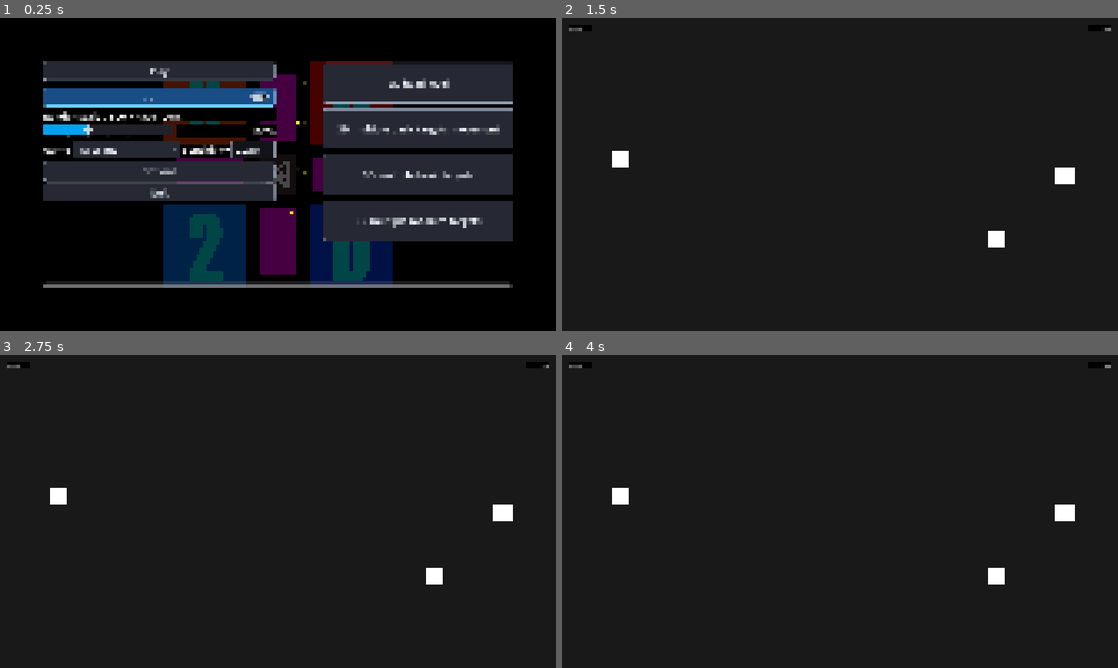
Above: before the commit, frames 1-4 (two rows, left to right).
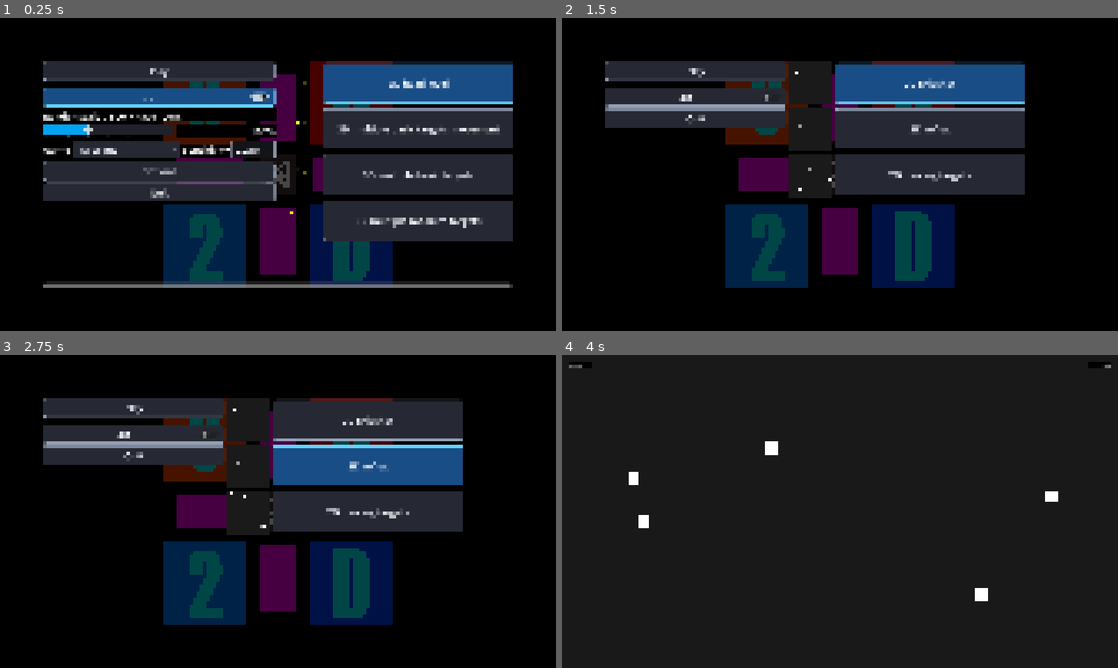
Above: after the commit, the same moments.

Repository: WaterOfbigRiver/OpenAimTrainer
Game: Godot game, scene res://scenes/ui/MainScreen.tscn
The game is run twice, just before and just after one commit, with the same random seed, the same clock (stepped at 60 frames per second) and the same inputs.
Inputs (mouse positions are in pixels of both pictures, inside the frame that each line leads up to):
- Up to frame 1 (0.25 s): no input
- Up to frame 2 (1.5 s): click "3D" at 0.5 s; click "2D gridshot" at 1.25 s
- Up to frame 3 (2.75 s): click (366, 464) at 2 s, where only the run after the commit has a clickable "2D reflex"
- Up to frame 4 (4 s): click (928, 511) at 2.75 s, where only the run after the commit has a clickable "2D moving targets"; click (695, 408) at 3.5 s, where only the run after the commit has a clickable "Play"

The runs differ from the first frame. In frame 1, 4.3% of the frame differs, in the area x 58-93%, y 14-28%; in frame 2, 96%; in frame 3, 96%, in the area x 0-100%, y 0-100%; in frame 4, 1.0%.

Commit message:
修复 2D 主菜单与 3D 观感差异并同步文档（D47-D50）
- UI: 3D/2D 模式列表重建后重新套 UIStyle，2D 按钮选中态可见（D47）

- UI: sync_mode_layout 行高下限 300、ModePreview2D 加深色背景，2D 预览不再被压扁（D48）

- UI: 模式按钮跨 3D/2D 统一宽度（挂树探测按钮测量全部模式名），布局未就绪时下一帧重试，不再 x1.1 累乘（D49）

- UI: 左列固定最小宽 1250，2D 下开始训练/退出不再变短（D50）

- UI: 设置页返回按钮移至视口右下角、宽度缩至 1/4，样式应用范围改为根节点

- docs: 缺陷报告 D47-D50 与轮次、进度记录 S10/S11、使用说明/架构/分析报告/README 同步

Diff:
--- a/scenes/ui/ModePreview2D.tscn
+++ b/scenes/ui/ModePreview2D.tscn
@@ -16,6 +16,15 @@
 size = Vector2i(300, 300)
 render_target_update_mode = 3
 
+[node name="Background" type="ColorRect" parent="SubViewport"]
+layout_mode = 1
+anchors_preset = 15
+anchor_right = 1.0
+anchor_bottom = 1.0
+grow_horizontal = 2
+grow_vertical = 2
+color = Color(0.1, 0.1, 0.1, 1)
+
 [node name="Container" type="Control" parent="SubViewport"]
 layout_mode = 3
 anchors_preset = 15
--- a/scenes/ui/Options.tscn
+++ b/scenes/ui/Options.tscn
@@ -234,8 +234,19 @@
 file_mode = 0
 access = 2
 
-[node name="Back" type="Button" parent="ScrollContainer/MarginContainer/HBoxContainer/VBoxContainer2"]
-layout_mode = 2
+[node name="Back" type="Button" parent="."]
+layout_mode = 1
+anchors_preset = 3
+anchor_left = 1.0
+anchor_top = 1.0
+anchor_right = 1.0
+anchor_bottom = 1.0
+offset_left = -455.0
+offset_top = -175.0
+offset_right = -40.0
+offset_bottom = -50.0
+grow_horizontal = 0
+grow_vertical = 0
 theme = ExtResource("2_yemm7")
 text = "Back"
 
@@ -259,4 +270,4 @@
 [connection signal="item_selected" from="ScrollContainer/MarginContainer/HBoxContainer/VBoxContainer2/RowLanguage/Language" to="." method="_on_language_item_selected"]
 [connection signal="item_selected" from="ScrollContainer/MarginContainer/HBoxContainer/VBoxContainer2/RowDisplay/Display" to="." method="_on_display_item_selected"]
 [connection signal="item_selected" from="ScrollContainer/MarginContainer/HBoxContainer/VBoxContainer2/RowWindowSize/WindowSize" to="." method="_on_window_size_item_selected"]
-[connection signal="pressed" from="ScrollContainer/MarginContainer/HBoxContainer/VBoxContainer2/Back" to="." method="_on_back_pressed"]
+[connection signal="pressed" from="Back" to="." method="_on_back_pressed"]
--- a/scripts/ui/MainScreen.gd
+++ b/scripts/ui/MainScreen.gd
@@ -23,6 +23,13 @@
 const MIN_SENSITIVITY := 0.001
 const MAX_SENSITIVITY := 1000.0
 const DEFAULT_SENSITIVITY := 1.0
+
+# 右侧模式列表是“单选选中”：3D / 2D 各自记住当前选中项，
+# 启动时默认选中第一个；点「开始训练」才进入对应关卡
+var selected_mode_3d := ""
+var selected_mode_2d := ""
+var _mode_buttons_3d: Array[Button] = []
+var _mode_buttons_2d: Array[Button] = []
 
 
 # Called when the node enters the scene tree for the first time.
@@ -69,6 +76,11 @@
 	if DataManager.get_data("is_3d_mode") != null:
 		check_button.button_pressed = DataManager.get_data("is_3d_mode")
 
+	# 2D 模式会隐藏渲染缩放 / 灵敏度 / 设置等行，左列随之收窄，
+	# 「开始训练」「退出」会被压短；这里固定左列最小宽度与 3D 布局一致
+	# （3840 设计基准下 3D 左列实测约 1240），保证两种模式下左列按钮等长
+	left_column.custom_minimum_size.x = 1250.0
+
 	# Initialize visibility
 	update_ui_visibility(check_button.button_pressed)
 
@@ -117,7 +129,9 @@
 		button.theme = load("res://assets/themes/theme.tres")
 		button.text = tr(model)
 		button.name = model
-		button.pressed.connect(startTraining.bind(button.name))
+		# 模式按钮是“单选选中”：点击只切换高亮，点「开始训练」才进关卡
+		button.toggle_mode = true
+		button.pressed.connect(_on_mode_button_pressed.bind(button, true))
 
 
 
@@ -137,14 +151,44 @@
 		gamelist.add_child(hboxc)
 		mode_buttons.append(button)
 
+	_mode_buttons_3d = mode_buttons
+	if selected_mode_3d.is_empty() or not Global.models3d.has(selected_mode_3d):
+		selected_mode_3d = Global.models3d.keys()[0]
+	_apply_mode_selection(mode_buttons, selected_mode_3d)
+
+	# 按钮是动态创建的，切换 3D/2D 重建后必须重新套高对比样式，
+	# 否则选中态（按下态）几乎看不出来
+	UIStyle.apply_controls(gamelist)
+
 	# 等布局稳定后统一按钮宽度，并让右侧列表总高对齐左侧控制列
 	sync_mode_layout.call_deferred(mode_buttons)
+
+
+# 模式按钮单选：点击只更新选中态（按下态高亮），不进入关卡
+func _on_mode_button_pressed(button: Button, is_3d: bool) -> void:
+	var buttons: Array[Button] = _mode_buttons_3d if is_3d else _mode_buttons_2d
+	if is_3d:
+		selected_mode_3d = String(button.name)
+	else:
+		selected_mode_2d = String(button.name)
+	_apply_mode_selection(buttons, String(button.name))
+
+
+# 让列表中只有 mode_name 对应的按钮处于按下（选中）态
+func _apply_mode_selection(buttons: Array[Button], mode_name: String) -> void:
+	for b in buttons:
+		if is_instance_valid(b):
+			b.set_pressed_no_signal(b.name == mode_name)
 
 
 # 依赖真实布局的宽度统一与左右列高度对齐统一放到这里（等一帧后再算）。
 # 字体（尤其 CJK 回退字体）异步加载会让左列高度变化，
 # 因此监听 left_column.resized 自动重算，保证两边始终等高。
 var _last_mode_buttons: Array[Button] = []
+# 跨 3D / 2D 两组模式按钮统一的尺寸：两组各自取最宽/最高者生效，
+# 保证切换 3D↔2D 时按钮长宽完全一致（右边列对齐）
+var _unified_button_size := Vector2.ZERO
+var _sync_retries := 0
 
 
 func sync_mode_layout(buttons: Array[Button]) -> void:
@@ -153,20 +197,39 @@
 	var rows := gamelist.get_children()
 	var target := left_column.size.y
 	if rows.is_empty() or target <= 0.0:
-		return
-
-	# 宽度：取所有按钮最宽的自然宽度，再放宽 10%
+		# 布局尚未就绪（首帧左列还没有尺寸）：下一帧重试而不是放弃，
+		# 否则宽度统一永远不会执行（按钮恢复成各自文字的自然宽度、长短不一）
+		_sync_retries += 1
+		if _sync_retries < 30:
+			sync_mode_layout.call_deferred(buttons)
+		return
+	_sync_retries = 0
+
+	# 宽度：用主题探测按钮测量 3D + 2D 全部模式名的自然宽度，取最宽者 ×1.1。
+	# 两组共用同一基准，保证冷启动直接进 2D / 3D、或运行时互相切换，
+	# 按钮宽度都完全一致（不随当前显示的是哪组文字变长变短）。
+	# 探测按钮必须挂进场景树（隐藏），否则拿不到项目主题的字体回退，测出来会偏窄
+	var probe := Button.new()
+	probe.theme = load("res://assets/themes/theme.tres")
+	UIStyle.apply_controls(probe)  # 与真实按钮同款 stylebox（含左右 40px 边距），宽度才一致
+	probe.visible = false
+	gamelist.add_child(probe)
 	var width := 0.0
-	for b in buttons:
-		if is_instance_valid(b):
-			width = maxf(width, b.get_combined_minimum_size().x)
-	width *= 1.1
-
-	# 高度：右侧行总高 ≈ 左侧控制列高度；
-	# 按钮几乎撑满行高（上下各留 12px），让两边上下边缘对齐
+	for mode_name: String in Global.models3d.keys() + Global.models2d.keys():
+		probe.text = tr(mode_name)
+		width = maxf(width, probe.get_combined_minimum_size().x)
+	probe.queue_free()
+	width = maxf(width * 1.1, _unified_button_size.x)
+
+	# 高度：右侧行总高 ≈ 左侧控制列高度；按钮几乎撑满行高（上下各留 12px）。
+	# 行高下限 300（= 预览完整尺寸）：2D 模式会隐藏左列的灵敏度 / 设置 /
+	# 渲染缩放等行，左列变矮；若跟着左列把行高压到 300 以下，
+	# 预览会被裁剪、按钮挤成一条，观感与 3D 不一致。
+	# 按钮高度同样与另一组（3D/2D）取大者统一
 	var sep := float(gamelist.get_theme_constant("separation"))
-	var row_h := maxf(140.0, (target - sep * (rows.size() - 1)) / float(rows.size()))
-	var button_h := clampf(row_h - 24.0, 120.0, row_h)
+	var row_h := maxf(300.0, (target - sep * (rows.size() - 1)) / float(rows.size()))
+	var button_h := maxf(clampf(row_h - 24.0, 120.0, row_h), _unified_button_size.y)
+	_unified_button_size = Vector2(width, button_h)
 
 	for row in rows:
 		if row.get_child_count() < 2:
@@ -199,23 +262,13 @@
 			round(get_viewport().scaling_3d_scale * 100)]
 
 
+# 「开始训练」进入当前选中的模式；模式列表启动时已默认选中第一个，
+# 因此任何时候点击都有明确目标（不再随机抽取）
 func _on_play_pressed():
 	if check_button.button_pressed:
-		var keys = []
-		for key in Global.models3d.keys():
-			keys.push_back(key)
-
-		var random_index = randi() % keys.size()
-		var value = keys[random_index]
-		startTraining(value)
+		startTraining(selected_mode_3d)
 	else:
-		var keys = []
-		for key in Global.models2d.keys():
-			keys.push_back(key)
-
-		var random_index = randi() % keys.size()
-		var value = keys[random_index]
-		startTraining2D(value)
+		startTraining2D(selected_mode_2d)
 
 
 func _on_quality_slider_value_changed(value: float) -> void:
@@ -324,7 +377,8 @@
 		button.theme = load("res://assets/themes/theme.tres")
 		button.text = tr(model)
 		button.name = model
-		button.pressed.connect(startTraining2D.bind(button.name))
+		button.toggle_mode = true
+		button.pressed.connect(_on_mode_button_pressed.bind(button, false))
 
 		var preview = ModePreview2D.instantiate()
 		preview.setup_scene(model, Global.models2d[model])
@@ -341,6 +395,14 @@
 		hboxc.add_child(button)
 		gamelist.add_child(hboxc)
 		mode_buttons.append(button)
+
+	_mode_buttons_2d = mode_buttons
+	if selected_mode_2d.is_empty() or not Global.models2d.has(selected_mode_2d):
+		selected_mode_2d = Global.models2d.keys()[0]
+	_apply_mode_selection(mode_buttons, selected_mode_2d)
+
+	# 与 3D 保持一致：重建后重新套高对比样式，保证选中态可见
+	UIStyle.apply_controls(gamelist)
 
 	# 与 3D 保持一致：等布局稳定后统一宽度并对齐左右列高度
 	sync_mode_layout.call_deferred(mode_buttons)
--- a/scripts/ui/Options.gd
+++ b/scripts/ui/Options.gd
@@ -85,7 +85,8 @@
 		putLabel(put_label)
 	# 全部控件就位后再统一外观：按钮/输入框要有明显的底色与描边，
 	# 悬停、按下、勾选态用高对比蓝色，避免被当成纯文本
-	UIStyle.apply_controls($ScrollContainer)
+	# 根节点整棵树套样式（「返回」按钮固定在视口右下角、不在 ScrollContainer 下）
+	UIStyle.apply_controls(self)
 	style_option_texts()
 	compact_color_buttons()
 
Not shown, changed: README.md
Not shown, changed: docs/OpenAimTrainer_优化进度记录_20261008.md
Not shown, changed: docs/OpenAimTrainer_使用说明20261008.md
Not shown, changed: docs/OpenAimTrainer_模块架构报告_20261008.md
Not shown, changed: docs/OpenAimTrainer_缺陷排查与优化评估报告_20261008.md
Not shown, changed: docs/OpenAimTrainer_项目分析报告_20261008.md
